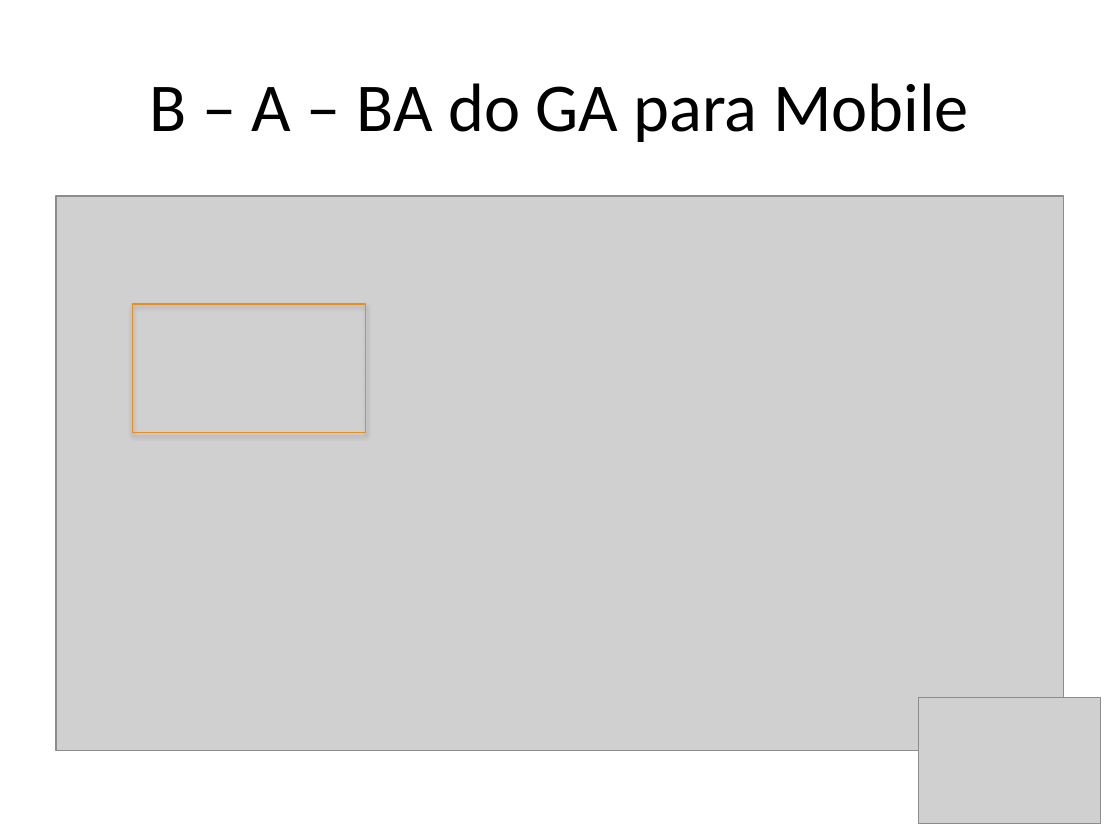
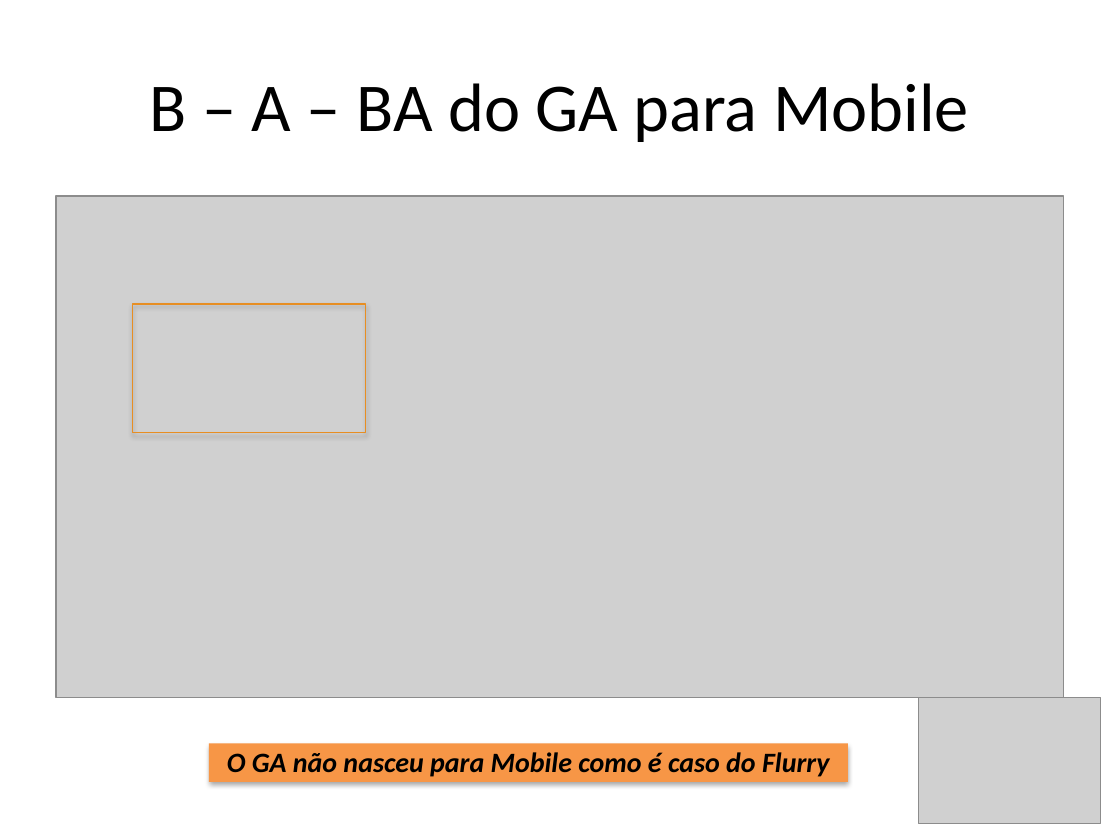
Before and after one commit to InterconAnalytics2011/InterconAnalytics2011, a slide deck: slide 3 of Mobile-Analytics/InterCon_2011_RFeldman_redemobi.pptx. Drawn at 1120x840 pixels with LibreOffice and Linux fonts; fonts in the diff are those of the drawing; grey boxes stand for pictures; background and template pictures are left out. Boxes give left, top, right and bottom in pixels: in the first picture for what was removed or moved away, otherwise in the second. Text is boxed around its words. In the diff, an @@ line names an element or a change of style, - is before the commit and + after.

Commit message:
Update Mobile

```diff
--- a/Mobile-Analytics/InterCon_2011_RFeldman_redemobi.pptx
+++ b/Mobile-Analytics/InterCon_2011_RFeldman_redemobi.pptx
@@ picture: place and size @@
-picture at <box>56,196,1064,750</box>
+picture at <box>56,196,1064,698</box>
@@ rectangle added at <box>209,744,849,782</box>, fill #F79646 @@
@@ text added at <box>227,752,829,777</box>, 18 pt, text #000000, bold, italic @@
+O GA não nasceu para Mobile como é caso do Flurry
```
Also in this commit, not shown: 1 other slide changed, 3 slides added, 1 slide removed.
